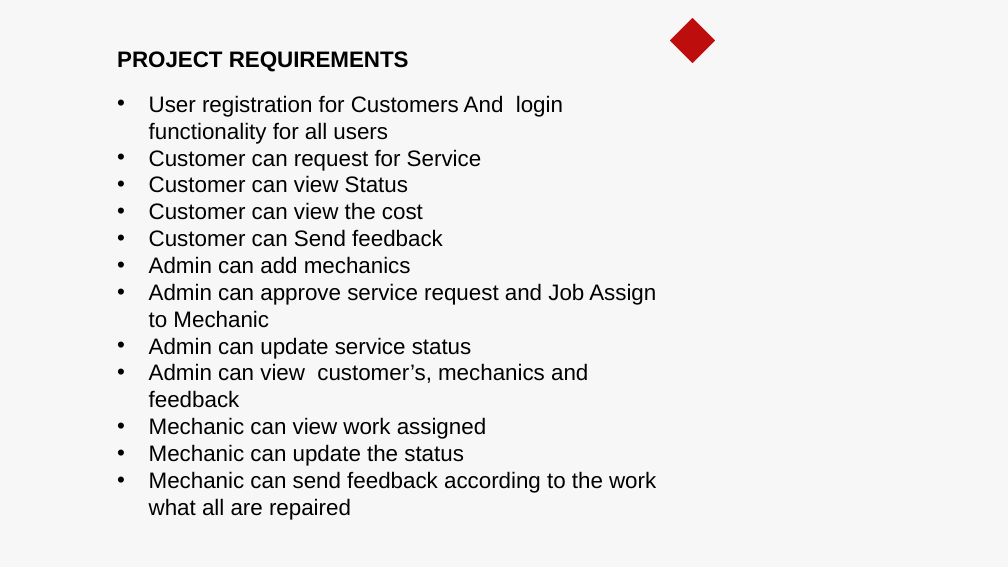
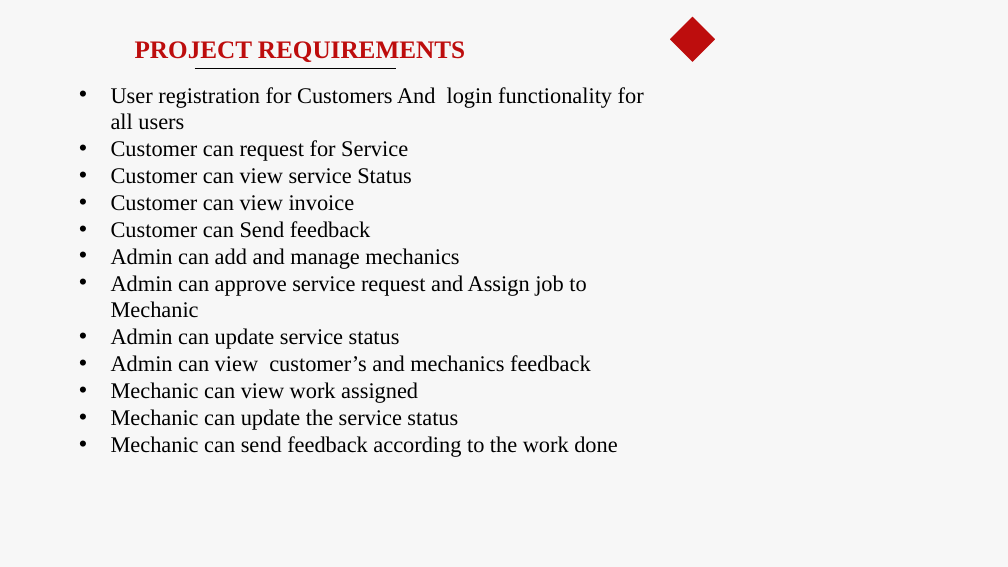
Before and after one commit to akshayanish2610/MINI-PROJECT, a slide deck: slide 3 of Presentation/car care.pptx. Drawn at 1008x567 pixels with LibreOffice and Linux fonts; fonts in the diff are those of the drawing; background and template pictures are left out. Boxes give left, top, right and bottom in pixels: in the first picture for what was removed or moved away, otherwise in the second. Text is boxed around its words. In the diff, an @@ line names an element or a change of style, - is before the commit and + after.

```diff
--- a/Presentation/car care.pptx
+++ b/Presentation/car care.pptx
@@ text "User registration for Customers And ...": place and size @@
-text "User registration for Customers And ..." at <box>117,51,656,520</box>
+text "User registration for Customers And ..." at <box>111,87,644,457</box>
@@ text at <box>117,51,409,72</box>: paragraph removed @@
-  PROJECT REQUIREMENTS
@@ text added at <box>135,41,465,62</box>, 18 pt, text #BD0D0D, bold @@
+  PROJECT REQUIREMENTS
@@ text at <box>111,87,644,403</box>: font Arial to Times New Roman in "User registration for Customers And login functionality ...", "Customer can request for Service", "Customer can Send feedback", "Admin can update service status" and 1 more places @@
@@ line added from (195, 69) to (396, 69), #000000 0.75 pt @@
@@ text at <box>111,168,412,211</box>: text changed; font Arial to Times New Roman @@
-• Customer can view Status
-• Customer can view the cost
+• Customer can view service Status
+• Customer can view invoice
@@ text at <box>111,248,586,318</box>: text changed; font Arial to Times New Roman @@
-• Admin can add mechanics
-• Admin can approve service request and Job Assign to Mechanic
+• Admin can add and manage mechanics
+• Admin can approve service request and Assign job to Mechanic
@@ text at <box>111,355,591,372</box>: text changed; font Arial to Times New Roman @@
-• Admin can view customer’s, mechanics and feedback
+• Admin can view customer’s and mechanics feedback
@@ text at <box>111,409,617,457</box>: text changed; font Arial to Times New Roman @@
-• Mechanic can update the status
-• Mechanic can send feedback according to the work what all are repaired
+• Mechanic can update the service status
+• Mechanic can send feedback according to the work done
```
Also in this commit, not shown: 10 other slides changed, 5 slides added, 4 slides removed.
